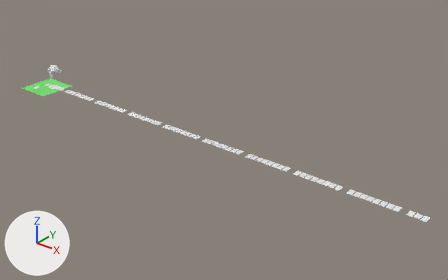
What one commit did to the Blender file table.blend.
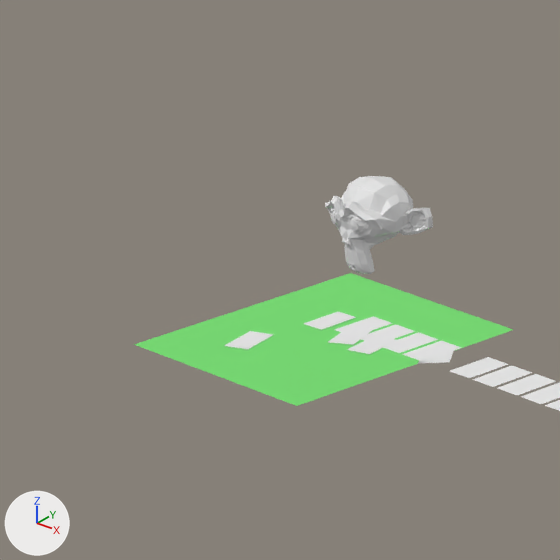
Old and new are each drawn whole from a 50 mm lens placed at (84.2, -57.8, 37.4), pointed at (36.9, 1.4, 0.8) and again close up on the part from 1% to 18% of the width and 15% to 42% of the height. Lighting does not change. The marker at lower left points along +X, +Y and +Z.

The first close-up shows '1BHW', 'Plane', 'Suzanne'.
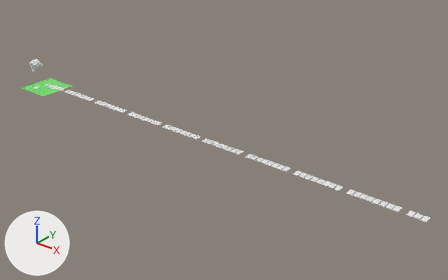
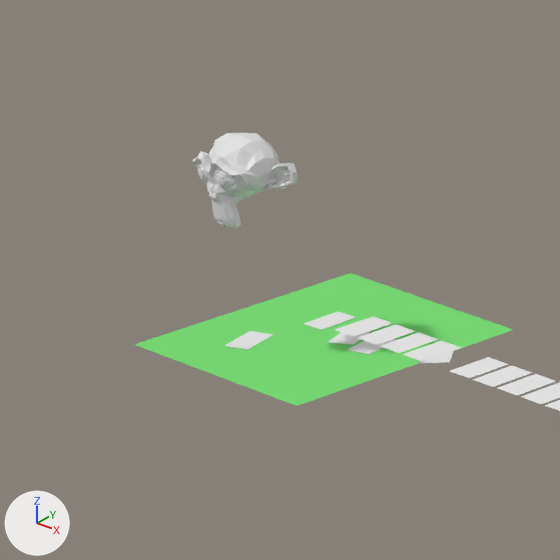
Changed parts and their boxes (x1, y1, x2, y2) in the close-ups (560 x 560 px):
'Suzanne', moved: before (325, 176, 433, 274); after (193, 133, 298, 228)

The edits, one by one:
Object 'Suzanne' (ob_suzanne) moves from (4.51, -1.45, 4.15) to (-0.22, -1.45, 4.15).
